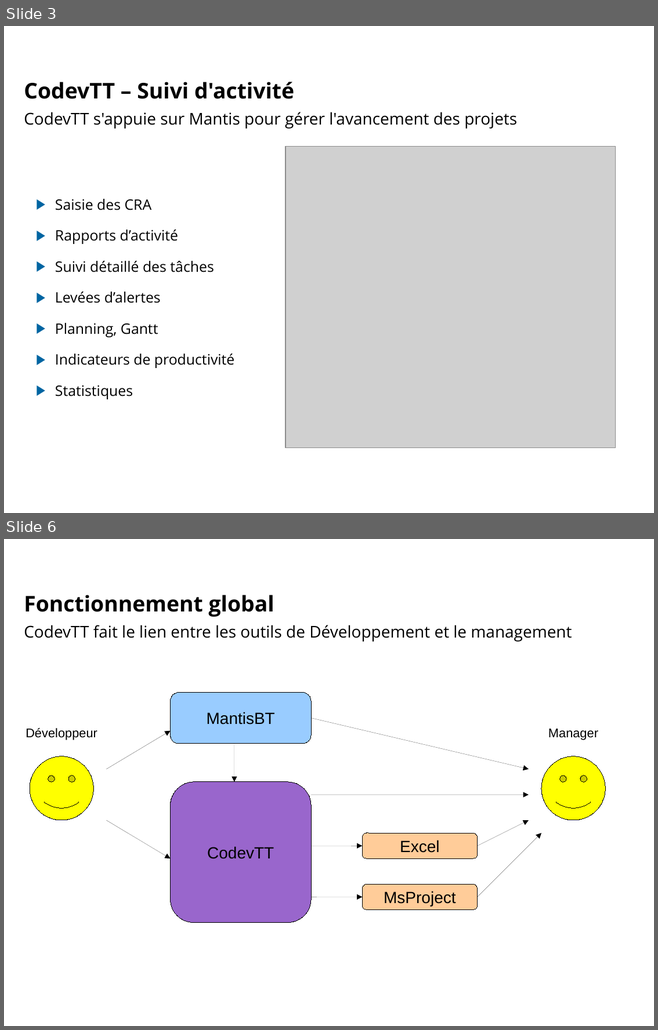
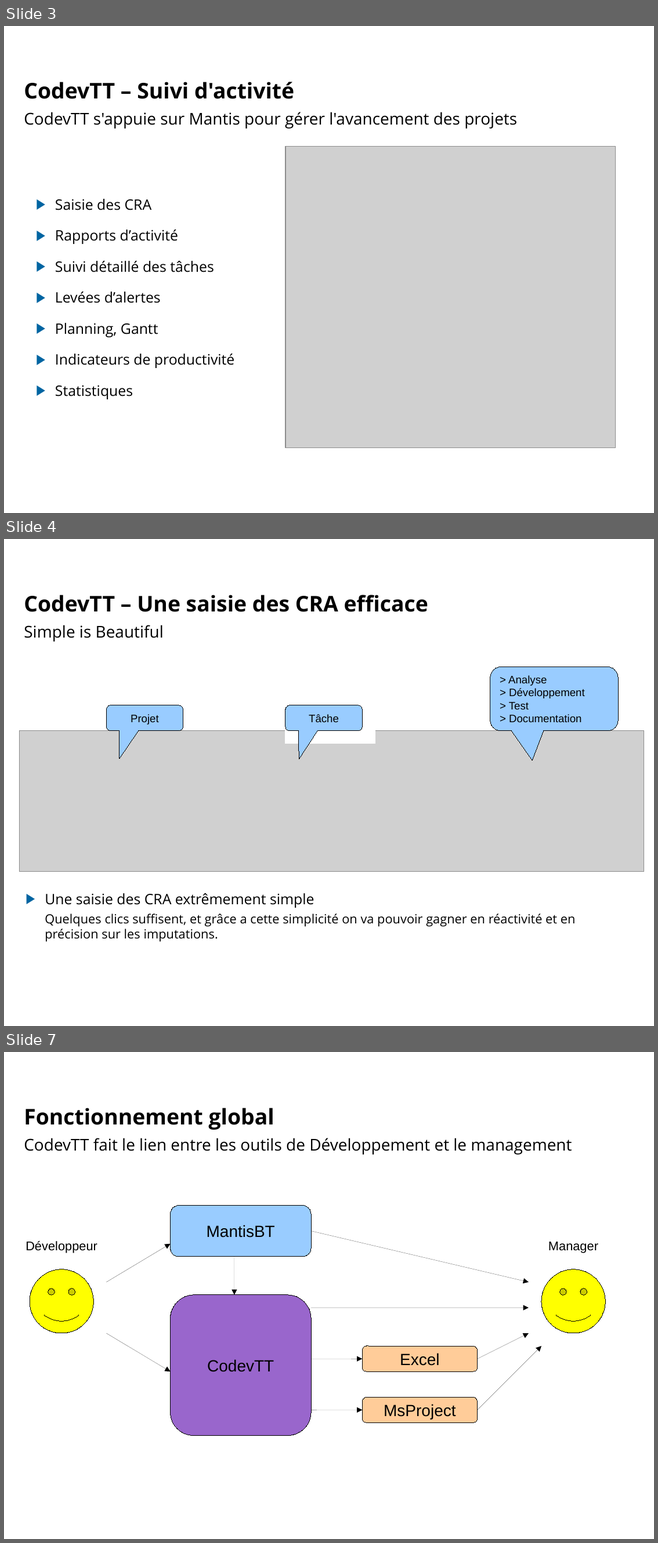
Before and after one commit to lbayle/codev, a slide deck: doc/Presentation/CodevTT_5a7_20120315.odp. Shown one above the other, each under a label of ours: slides 3 and 6 before the commit, slides 3, 4 and 7 after it; the slides between them are not shown. The pictures are 658x1030 and 658x1543 pixels, drawn with LibreOffice and Linux fonts; fonts in the diff are those of the drawing; grey boxes stand for pictures; background and template pictures are left out. Boxes give left, top, right and bottom in pixels: in the first picture for what was removed or moved away, otherwise in the second. Text is boxed around its words. In the diff, an @@ line names an element or a change of style, - is before the commit and + after.

```diff
--- a/doc/Presentation/CodevTT_5a7_20120315.odp
+++ b/doc/Presentation/CodevTT_5a7_20120315.odp
@@ slide 4 added at box(4, 539, 654, 1026), background picture (left out) @@
@@ title added at box(24, 595, 428, 612), 24 pt, text #000000, bold @@
+CodevTT – Une saisie des CRA efficace
@@ text added at box(24, 625, 164, 642), 18 pt, text #000000 @@
+Simple is Beautiful
@@ rounded speech box added at box(490, 667, 618, 730), fill #99CCFF, outline #000000 0 pt, 12 pt, text #000000 @@
+> Analyse
+> Développement
+> Test
+> Documentation
@@ rounded speech box added at box(106, 705, 183, 730), fill #99CCFF, outline #000000 0 pt, 12 pt, text #000000 @@
+Projet
@@ rounded speech box added at box(285, 705, 362, 730), fill #99CCFF, outline #000000 0 pt, 12 pt, text #000000 @@
+Tâche
@@ rectangle added at box(285, 718, 375, 744), fill #FFFFFF, outline #FFFFFF 0 pt @@
@@ picture added at box(20, 730, 644, 871) @@
@@ text added at box(45, 893, 575, 942), 14 pt, text #000000 @@
+▶ Une saisie des CRA extrêmement simple
+Quelques clics suffisent, et grâce a cette simplicité on va pouvoir gagner en réactivité et en précision sur les imputations.
@@ page number added at box(18, 980, 63, 1006), 10 pt, text #FFFFFF @@
+4
@@ what was slide 6 is now slide 7 @@
```
Also in this commit, not shown: 6 slides changed, 1 other file.
